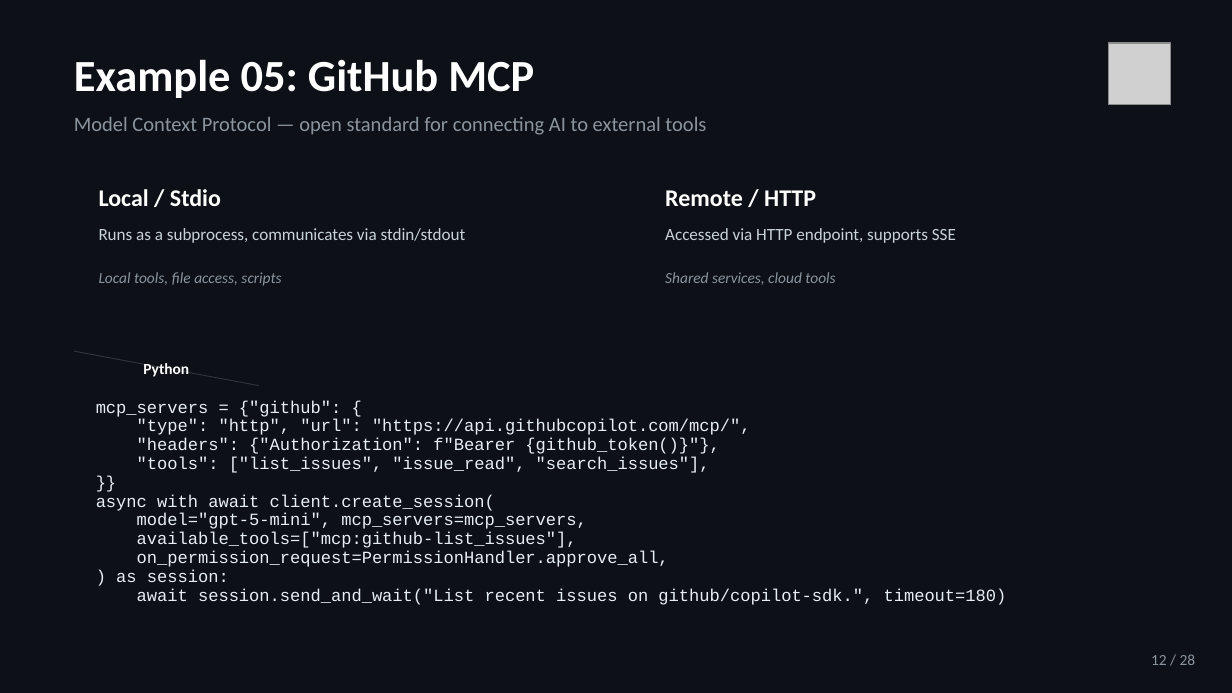
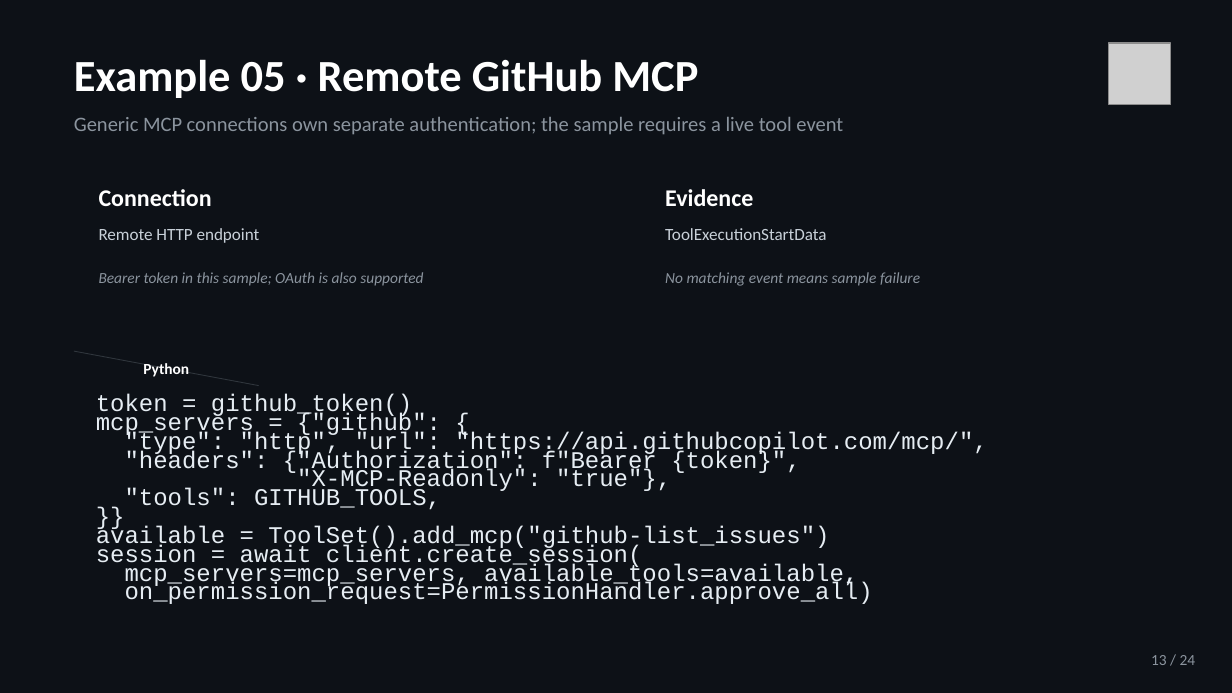
Before and after one commit to jeffrey-groneberg/ghcp_sdk, a slide deck: slide 13 of GitHub-Copilot-SDK.pptx (slide 12 before the commit). Drawn at 1232x693 pixels with LibreOffice and Linux fonts; fonts in the diff are those of the drawing; grey boxes stand for pictures. Boxes give left, top, right and bottom in pixels: in the first picture for what was removed or moved away, otherwise in the second. Text is boxed around its words. In the diff, an @@ line names an element or a change of style, - is before the commit and + after.

```diff
--- a/GitHub-Copilot-SDK.pptx
+++ b/GitHub-Copilot-SDK.pptx
@@ text at [74, 59, 698, 98]: text changed @@
-Example 05: GitHub MCP
+Example 05 · Remote GitHub MCP
@@ text at [74, 117, 843, 135]: text changed @@
-Model Context Protocol — open standard for connecting AI to external tools
+Generic MCP connections own separate authentication; the sample requires a live tool event
@@ text at [99, 189, 212, 206]: text changed @@
-Local / Stdio
+Connection
@@ text at [665, 189, 753, 206]: text changed @@
-Remote / HTTP
+Evidence
@@ text at [99, 228, 260, 243]: text changed @@
-Runs as a subprocess, communicates via stdin/stdout
+Remote HTTP endpoint
@@ text at [665, 228, 826, 240]: text changed @@
-Accessed via HTTP endpoint, supports SSE
+ToolExecutionStartData
@@ text at [99, 272, 423, 286]: text changed @@
-Local tools, file access, scripts
+Bearer token in this sample; OAuth is also supported
@@ text at [665, 272, 920, 286]: text changed @@
-Shared services, cloud tools
+No matching event means sample failure
@@ text at [96, 394, 412, 419]: paragraph added @@
+token = github_token()
@@ text at [96, 413, 987, 456]: size 10 to 14 pt in "mcp_servers = {"github": {", ""type": "http", "url": "https://api.githubcopilot.com/mcp/",", "}}" @@
@@ text at [125, 450, 800, 510]: text changed; size 10 to 14 pt @@
-"headers": {"Authorization": f"Bearer {github_token()}"},
-"tools": ["list_issues", "issue_read", "search_issues"],
+"headers": {"Authorization": f"Bearer {token}",
+"X-MCP-Readonly": "true"},
+"tools": GITHUB_TOOLS,
@@ text at [96, 525, 873, 604]: text changed; size 10 to 14 pt @@
-async with await client.create_session(
-model="gpt-5-mini", mcp_servers=mcp_servers,
-available_tools=["mcp:github-list_issues"],
-on_permission_request=PermissionHandler.approve_all,
-) as session:
-await session.send_and_wait("List recent issues on github/copilot-sdk.", timeout=180)
+available = ToolSet().add_mcp("github-list_issues")
+session = await client.create_session(
+mcp_servers=mcp_servers, available_tools=available,
+on_permission_request=PermissionHandler.approve_all)
@@ text at [1151, 655, 1196, 665]: text changed @@
-12 / 28
+13 / 24
```
Also in this commit, not shown: 21 other slides changed, 2 slides added, 6 slides removed, 24 other files.
